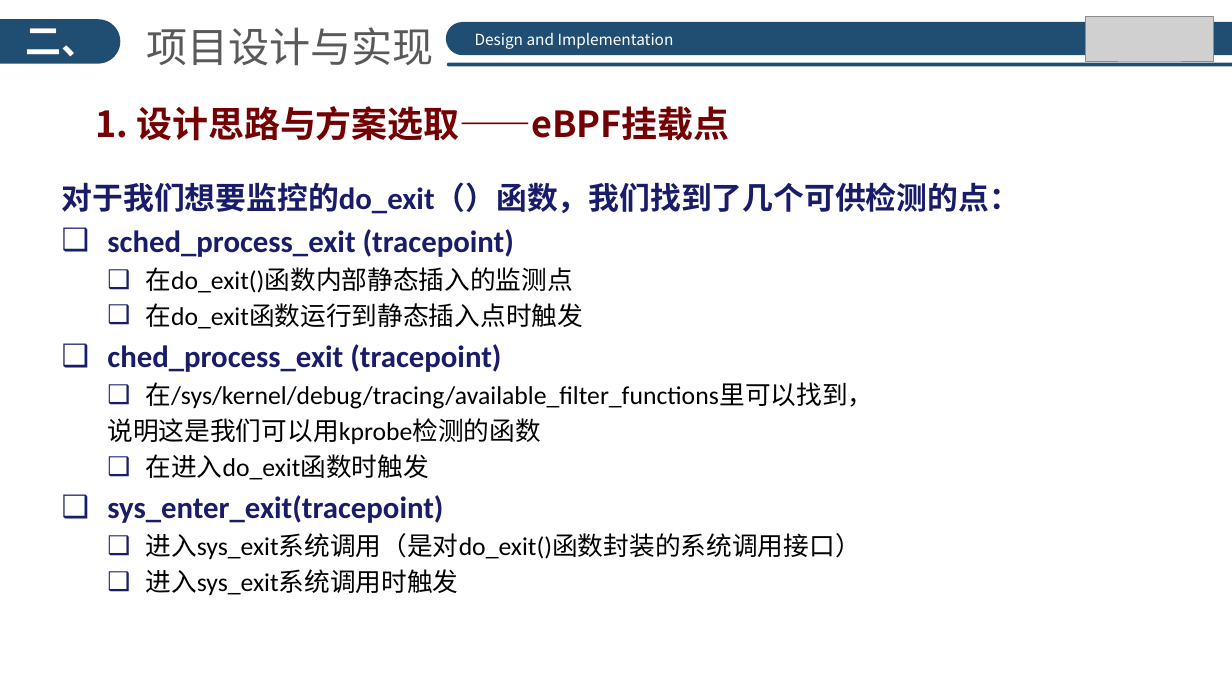
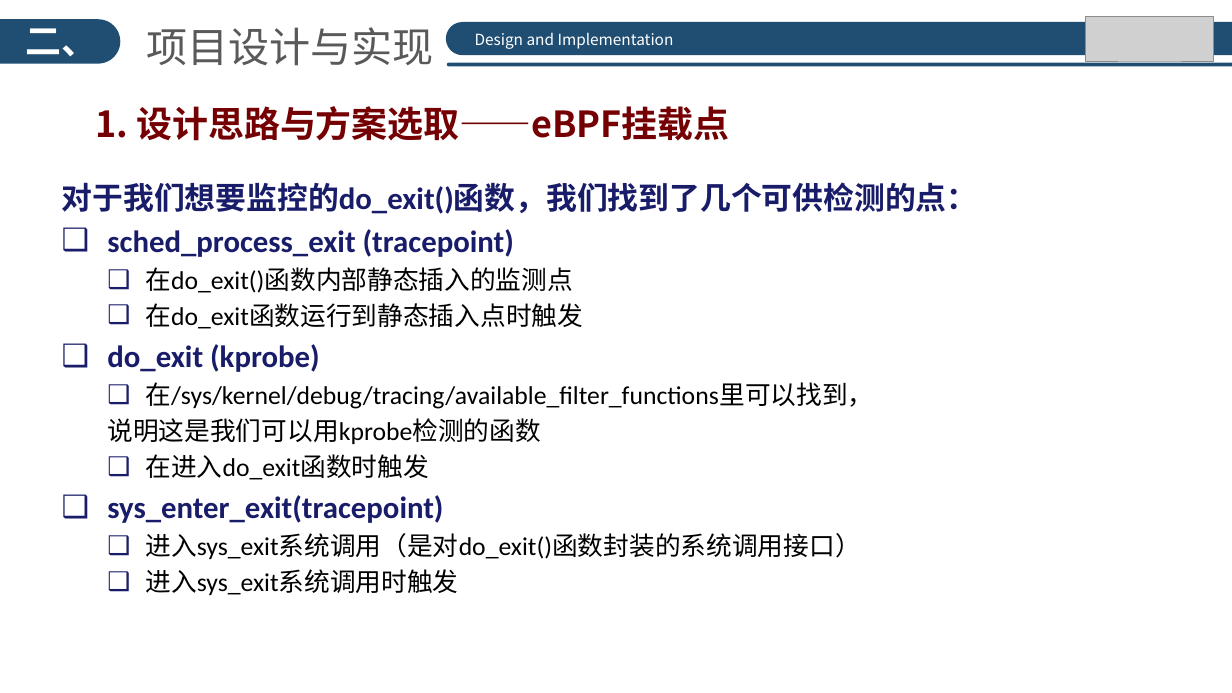
Before and after one commit to hrpccs/CrashCrawler, a slide deck: slide 8 of doc/Crashcrawler_SYSU.pptx. Drawn at 1232x693 pixels with LibreOffice and Linux fonts; fonts in the diff are those of the drawing; grey boxes stand for pictures; background and template pictures are left out. Boxes give left, top, right and bottom in pixels: in the first picture for what was removed or moved away, otherwise in the second. Text is boxed around its words. In the diff, an @@ line names an element or a change of style, - is before the commit and + after.

```diff
--- a/doc/Crashcrawler_SYSU.pptx
+++ b/doc/Crashcrawler_SYSU.pptx
@@ text at [62, 182, 978, 214]: text changed @@
-对于我们想要监控的do_exit（）函数，我们找到了几个可供检测的点：
+对于我们想要监控的do_exit()函数，我们找到了几个可供检测的点：
@@ text at [107, 344, 320, 372]: text changed @@
-❑ ched_process_exit (tracepoint)
+❑ do_exit (kprobe)
```
Also in this commit, not shown: 3 other slides changed.
